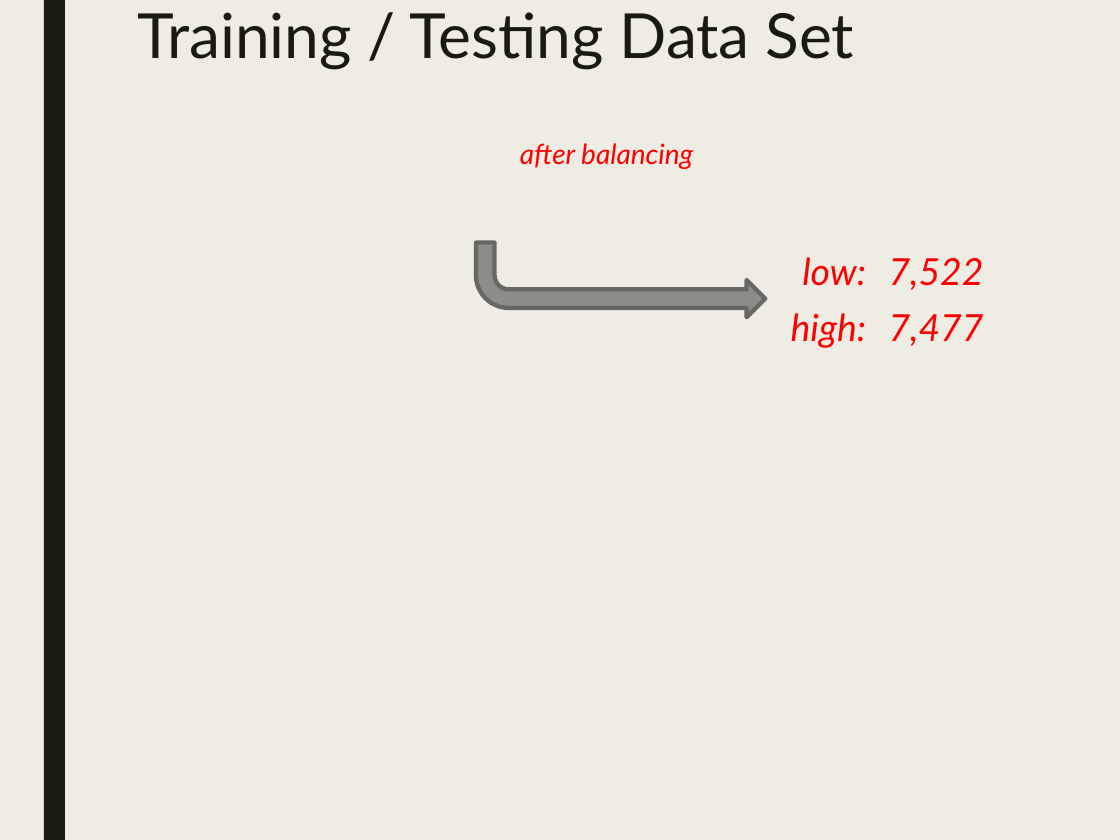
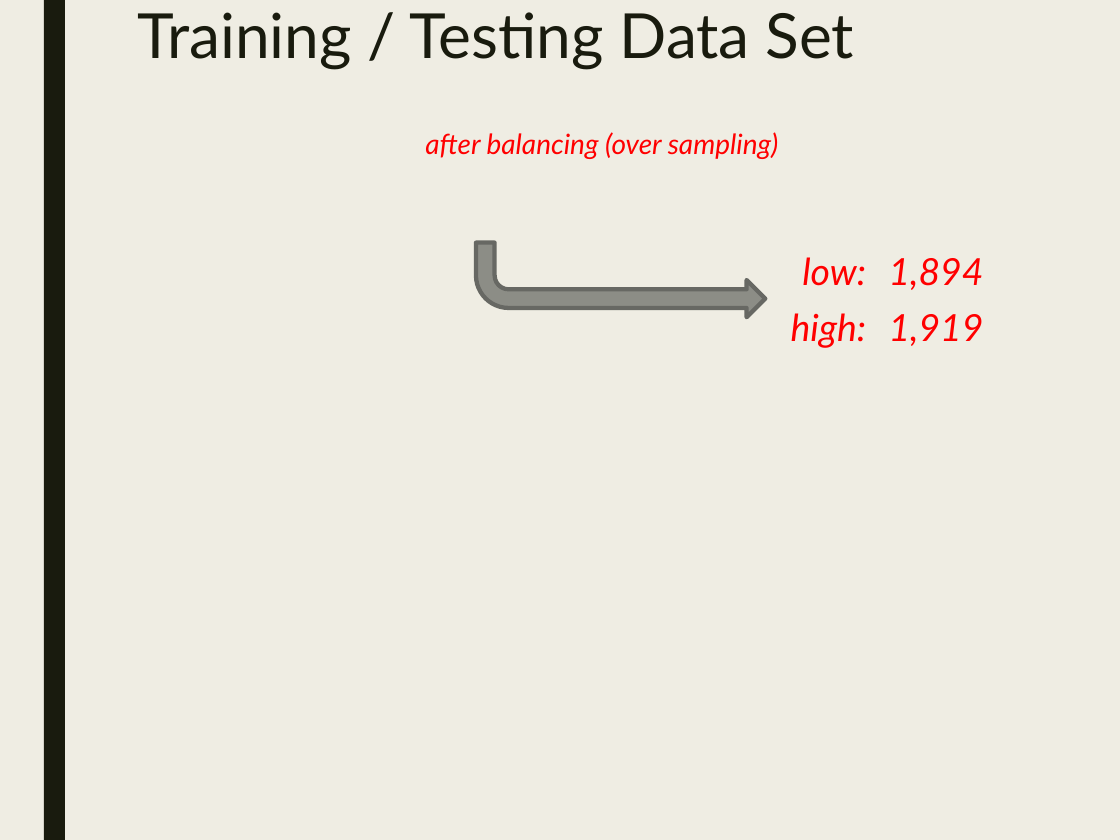
Before and after one commit to stats-learning-fall2019/final-project, a slide deck: slide 50 of presentation/gtdb-final-presentation.pptx. Drawn at 1120x840 pixels with LibreOffice and Linux fonts; fonts in the diff are those of the drawing; grey boxes stand for pictures. Boxes give left, top, right and bottom in pixels: in the first picture for what was removed or moved away, otherwise in the second. Text is boxed around its words. In the diff, an @@ line names an element or a change of style, - is before the commit and + after.

```diff
--- a/presentation/gtdb-final-presentation.pptx
+++ b/presentation/gtdb-final-presentation.pptx
@@ text at box(425, 132, 779, 159): text changed @@
-after balancing
+after balancing (over sampling)
@@ table at box(775, 243, 1018, 355) @@
-row 1, column 2: 7,522
+row 1, column 2: 1,894
-row 2, column 2: 7,477
+row 2, column 2: 1,919
```
Also in this commit, not shown: 14 other slides changed, 3 slides added, 5 slides removed, 2 other files.
